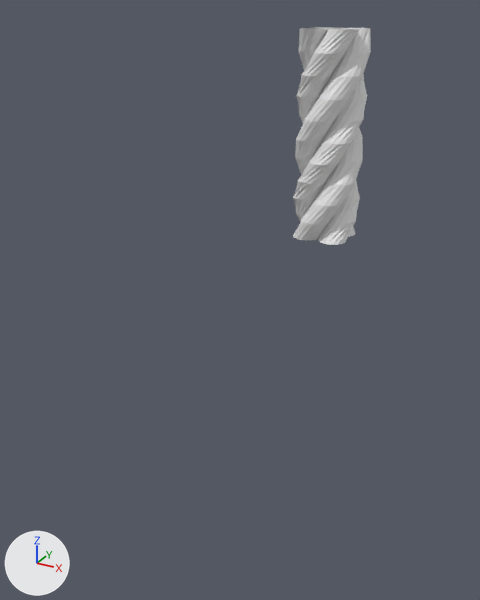
A saved change to the Blender file table.blend.
The view is the same before and after, from a 50 mm camera at (17.2, -44.3, 1.2) aimed at (-1.3, -10.7, -15.6). Arrows for +X, +Y and +Z are at lower left; the lights stay in place.
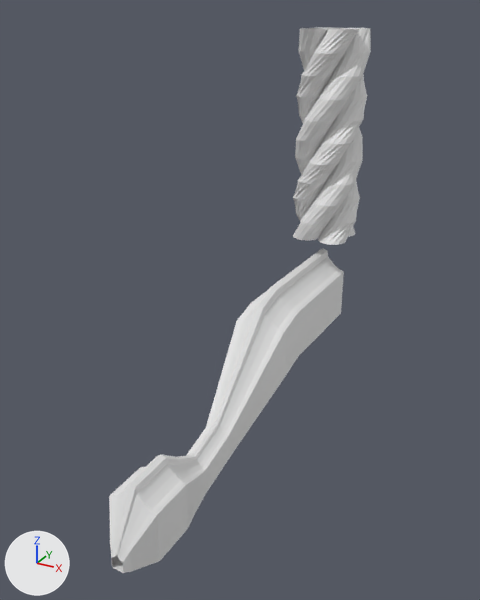
The change in detail:
Mesh me_plane is new.
It has 248 vertices, 228 faces and spans x -8.47..1.0, y -3.41..2.62, z 0.0..15.0.
Object 'Plane' (ob_plane) is new; it shows me_plane.
Its location is (0.0, 0.0, -18.47).
Its rotation in degrees is (90, 0, 0).
Its scale is (1.7, 1.7, 1.7).

Location of each change, (x1, y1, x2, y2) in pixels of the pictures (480 x 600 px):
'Plane', added
    after: (109, 248, 344, 573)
